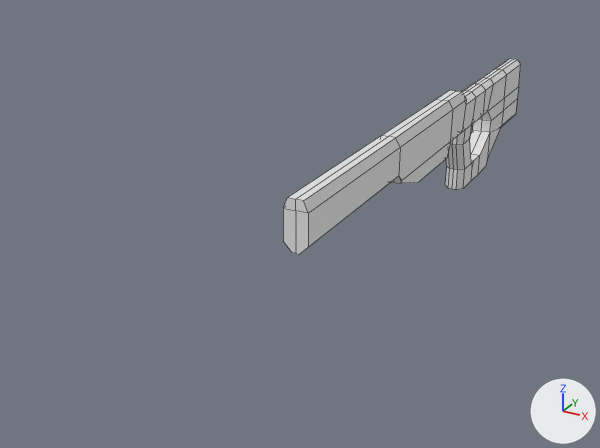
The Blender file ProtoSniper.blend as it was, and as the next commit left it.
The view is the same before and after, from a 50 mm lens placed at (4.73, -10.77, 3.83), pointed at (-1.07, -0.24, -1.44). Arrows for +X, +Y and +Z are at lower right; the lights stay in place. Mesh edges are drawn as thin lines.
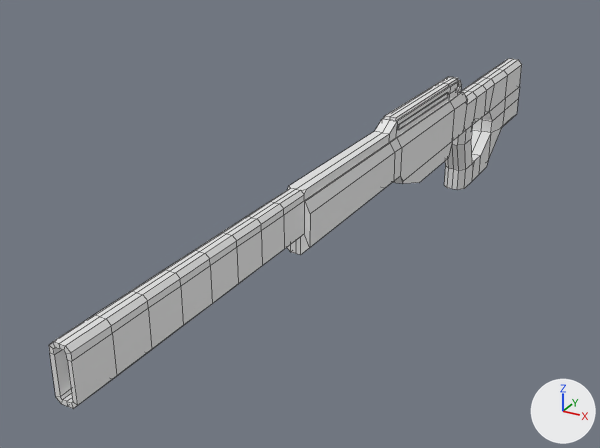
Boxes (x1, y1, x2, y2) around the edits, measured in the pictures (600 x 448 px):
'Cube', reshaped (98% wider, 79% taller)
    before: (283, 59, 521, 254)
    after: (49, 59, 522, 409)

Patch to the scene script:
```diff
--- a/ProtoSniper.blend.py
+++ b/ProtoSniper.blend.py
@@ me_cube @@
 # used by ob_cube; location = (0.0, 0.0, 0.0)
-me_cube.from_pydata(...)  # 104 vertices, 83 faces; spans x 0.0..0.18, y -2.29..7.64, z -2.09..-0.08
+me_cube.from_pydata(...)  # 239 vertices, 194 faces; spans x 0.0..0.21, y -6.43..7.64, z -2.09..0.22
+# me_cube part 1
+# 6 vertices are removed from x 0.0..0.18, y -2.29..3.77, z -0.84..-0.08
+# 11 faces are deleted
+# 48 vertices in x 0.05..0.18, y 0.7..7.64, z -2.09..-0.24 move by (0.03, 0.0, 0.0)
+# 16 vertices in x 0.08..0.15, y 0.65..7.64, z -2.09..-0.08 move by (0.02, 0.0, 0.0)
+# 3 vertices move from x 0.0..0.18, y -2.29, z -0.24..-0.08 to x 0.0..0.07, y -2.81..-2.29, z -0.59
+# 83 vertices are added at x 0.0..0.21, y -6.43..3.77, z -0.84..0.22
+# 21 new vertices lie (0.0, 0.52, 0.0) away from vertices in x 0.0..0.13, y -6.43..-3.85, z -0.59..0.06
+# 13 new vertices lie (0.0, 0.52, 0.0) away from vertices in x 0.0..0.13, y -4.88..-3.33, z -0.59..0.06
+# 5 new vertices lie (0.0, 0.52, 0.0) away from vertices in x 0.0..0.13, y -2.81, z -0.53..0.06
+# 7 new vertices lie (0.0, 0.61, 0.0) away from vertices in x 0.0..0.07, y -6.43, z -0.54..0.0
+# 6 new vertices lie (0.1, 0.0, 0.0) away from vertices in x 0.0, y 0.68..3.56, z 0.18..0.22
+# 6 new vertices lie (0.13, 0.0, 0.0) away from vertices in x 0.0, y 0.39..3.77, z -0.08..0.18
+# 122 new faces join them
 me_cube.materials.append(mat_material)
```
